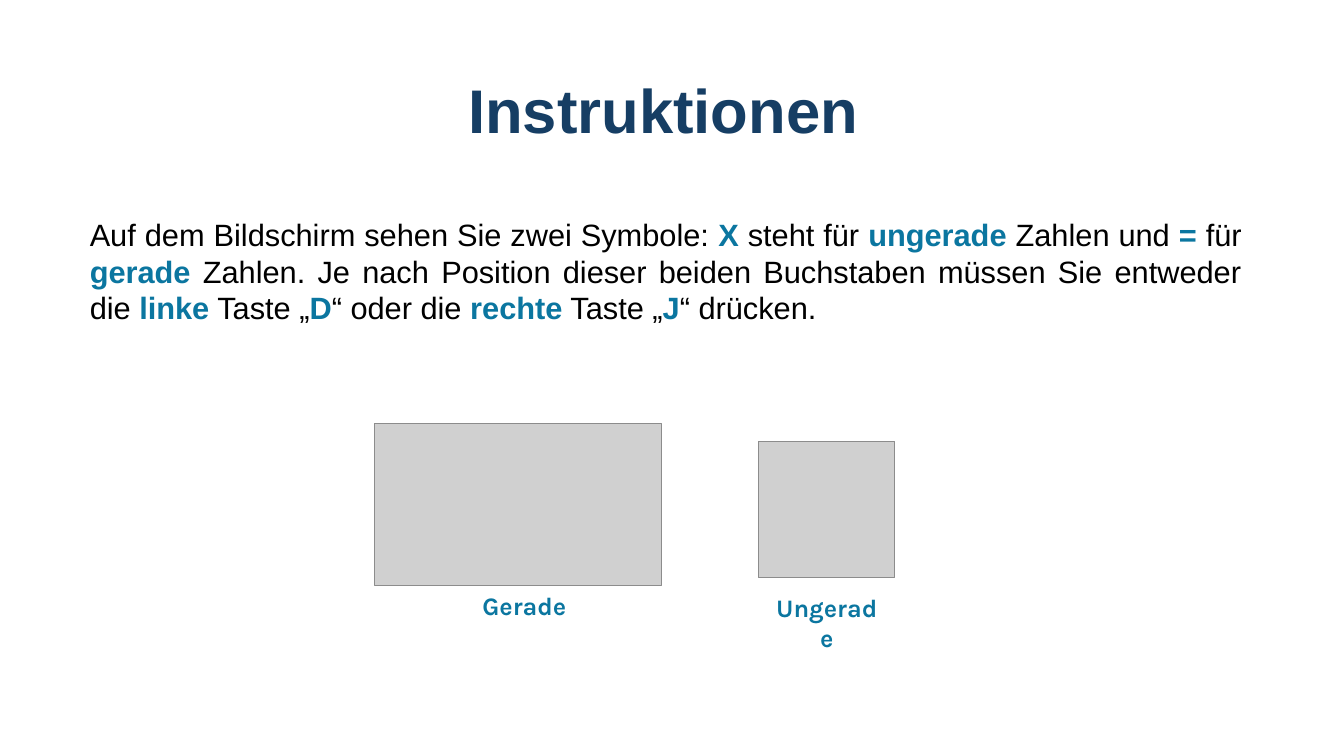
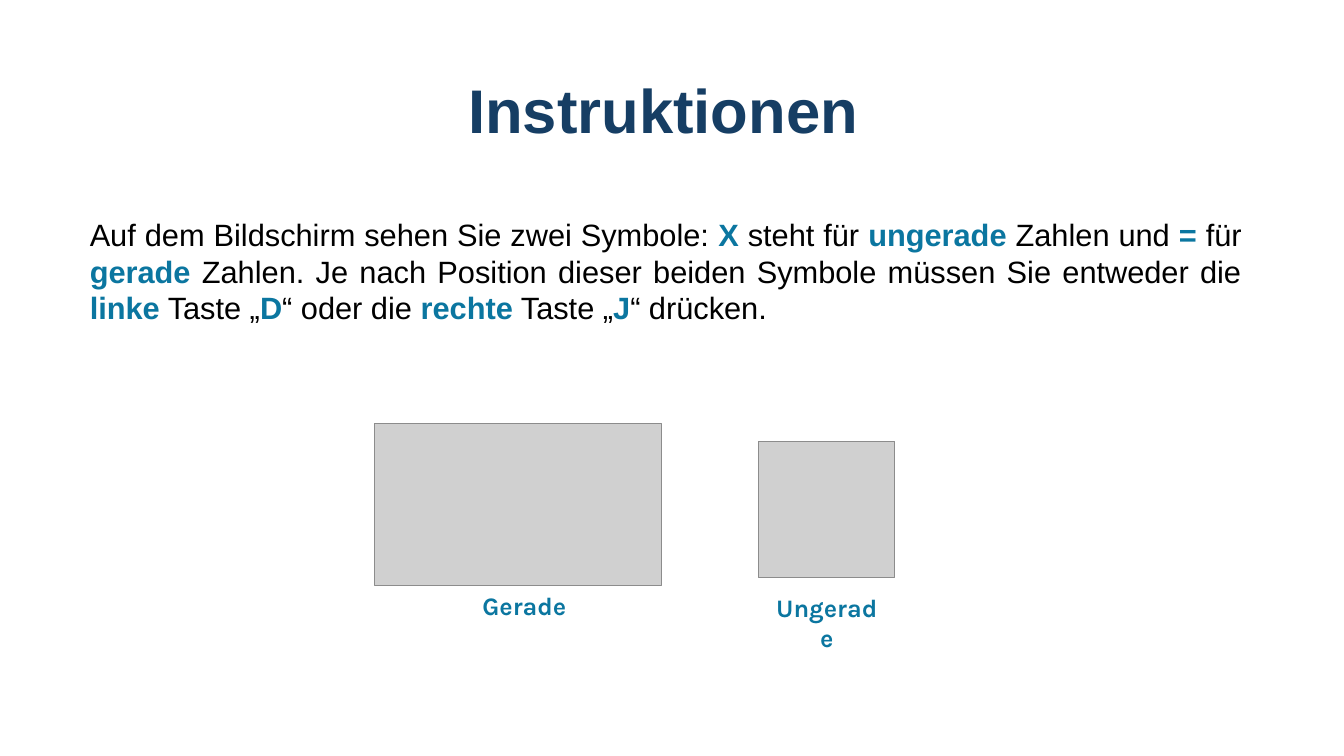
Before and after one commit to GidonFrischkorn/Ambizione-IndividualDifferencesStudy, a slide deck: slide 3 of tasks/number_judgement_changingSR/assets/instructions_digit_changeSR.pptx. Drawn at 1344x756 pixels with LibreOffice and Linux fonts; fonts in the diff are those of the drawing; grey boxes stand for pictures. Boxes give left, top, right and bottom in pixels: in the first picture for what was removed or moved away, otherwise in the second. Text is boxed around its words. In the diff, an @@ line names an element or a change of style, - is before the commit and + after.

```diff
--- a/tasks/number_judgement_changingSR/assets/instructions_digit_changeSR.pptx
+++ b/tasks/number_judgement_changingSR/assets/instructions_digit_changeSR.pptx
@@ text at (90, 223, 1242, 323): text changed @@
-Auf dem Bildschirm sehen Sie zwei Symbole: X steht für ungerade Zahlen und = für gerade Zahlen. Je nach Position dieser beiden Buchstaben müssen Sie entweder die linke Taste „D“ oder die rechte Taste „J“ drücken.
+Auf dem Bildschirm sehen Sie zwei Symbole: X steht für ungerade Zahlen und = für gerade Zahlen. Je nach Position dieser beiden Symbole müssen Sie entweder die linke Taste „D“ oder die rechte Taste „J“ drücken.
```
Also in this commit, not shown: 18 other files.
